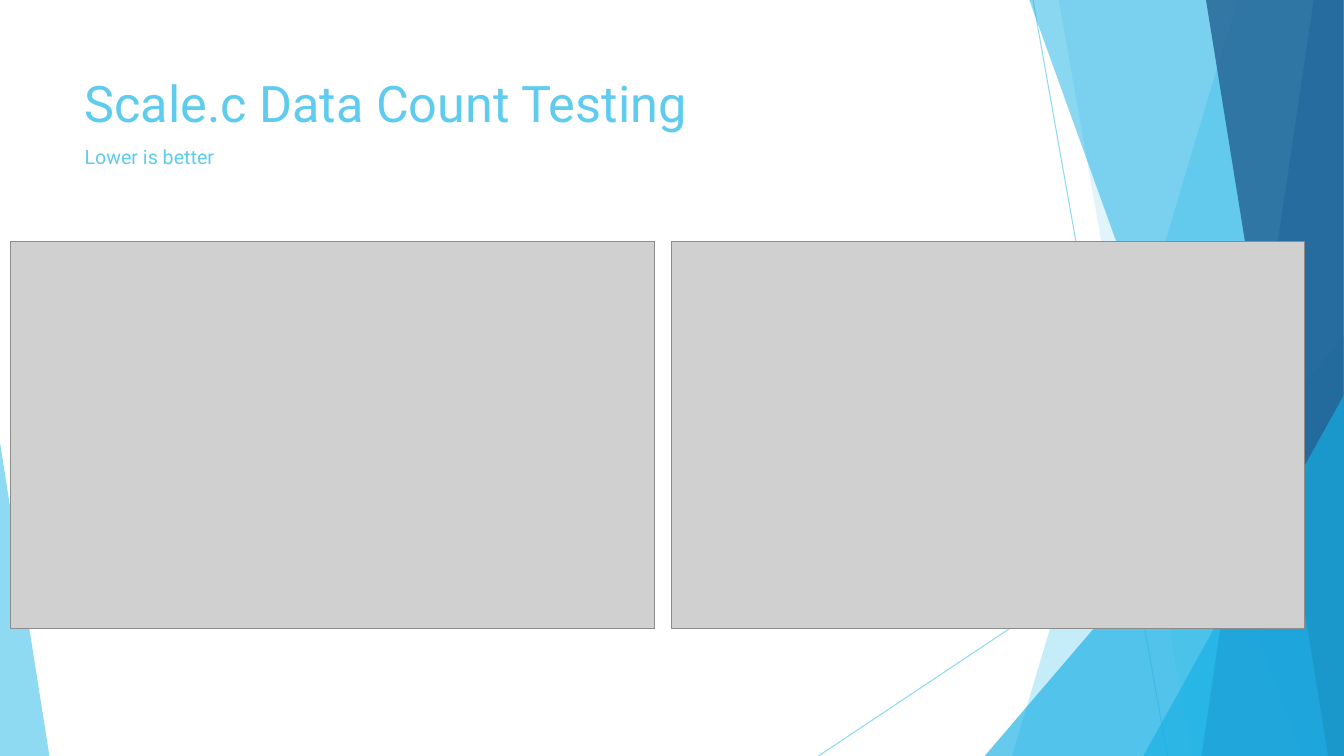
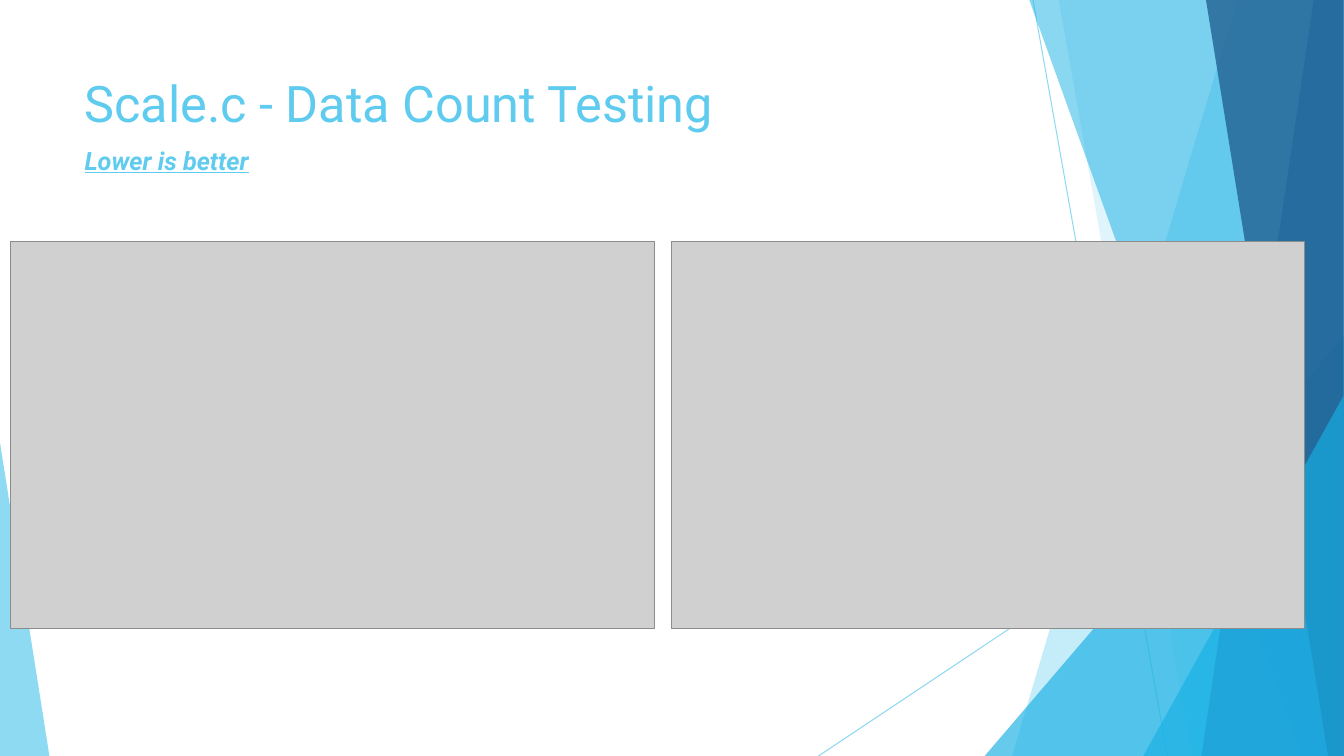
Before and after one commit to Cnh1116/Computer-Architecture-Project, a slide deck: slide 9 of Project Presentation.pptx (slide 8 before the commit). Drawn at 1344x756 pixels with LibreOffice and Linux fonts; fonts in the diff are those of the drawing; grey boxes stand for pictures. Boxes give left, top, right and bottom in pixels: in the first picture for what was removed or moved away, otherwise in the second. Text is boxed around its words. In the diff, an @@ line names an element or a change of style, - is before the commit and + after.

```diff
--- a/Project Presentation.pptx
+++ b/Project Presentation.pptx
@@ title at (85,84,713,133): text changed @@
-Scale.c Data Count Testing
+Scale.c - Data Count Testing
@@ text "Lower is better" at (85,151,249,173): size 14 to 18 pt, bold on, italic on, underline on @@
```
Also in this commit, not shown: 7 other slides changed, 1 slide added.
